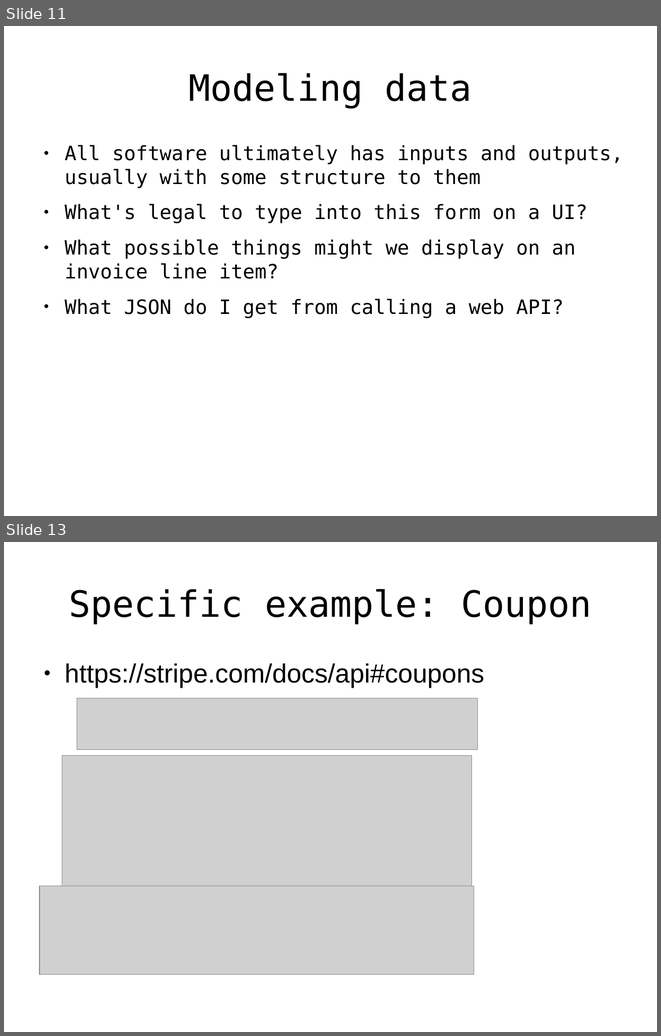
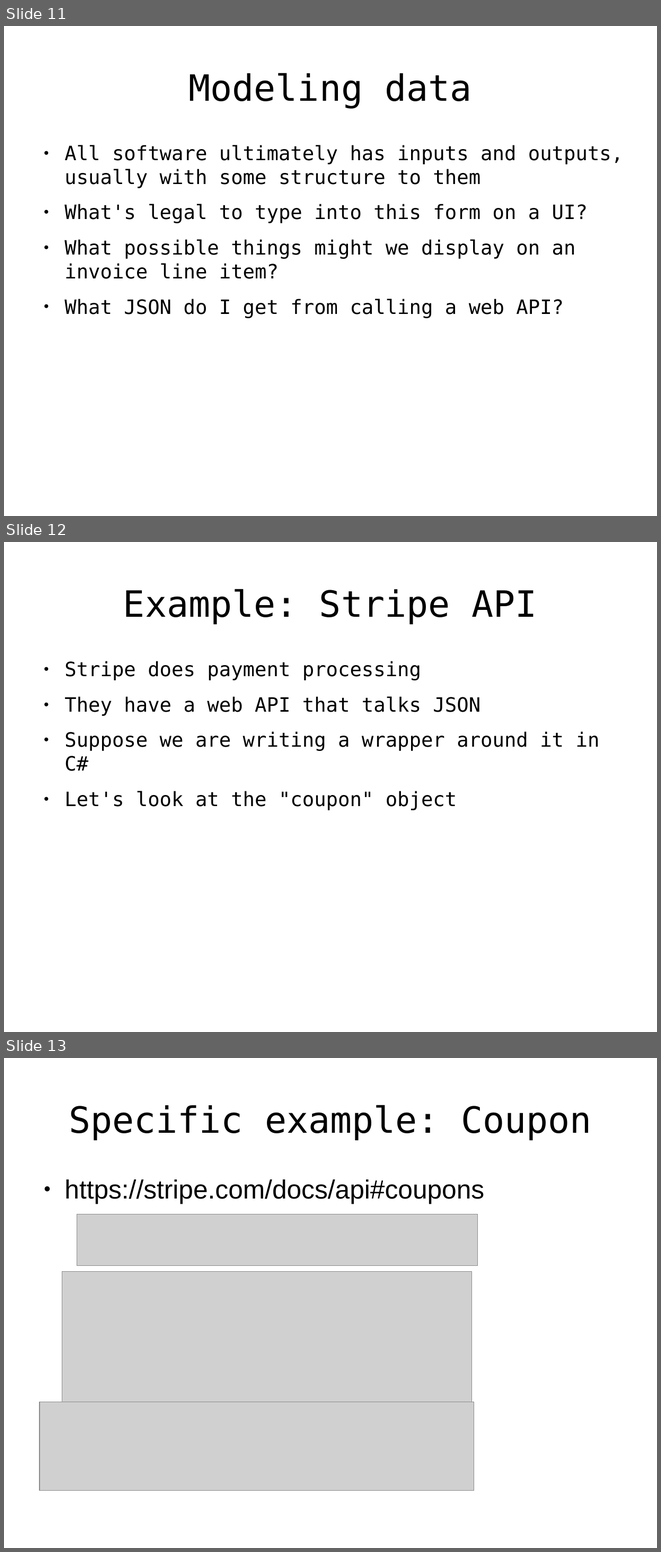
Before and after one commit to rspeele/FSharpTalk, a slide deck: fstalk.odp. Shown one above the other, each under a label of ours: slides 11 and 13 before the commit, slides 11, 12 and 13 after it; the slides between them are not shown. The pictures are 661x1036 and 661x1552 pixels, drawn with LibreOffice and Linux fonts; fonts in the diff are those of the drawing; grey boxes stand for pictures. Boxes give left, top, right and bottom in pixels: in the first picture for what was removed or moved away, otherwise in the second. Text is boxed around its words. In the diff, an @@ line names an element or a change of style, - is before the commit and + after.

Commit message:
More presentation tweaks, formula example.

```diff
--- a/fstalk.odp
+++ b/fstalk.odp
@@ slide 12 added at box(4, 542, 657, 1032), background #FFFFFF @@
@@ title added at box(123, 589, 537, 624), 44 pt, text #000000 @@
+Example: Stripe API
@@ text added at box(64, 661, 600, 810), 24 pt, text #000000 @@
+● Stripe does payment processing
+● They have a web API that talks JSON
+● Suppose we are writing a wrapper around it in C#
+● Let's look at the "coupon" object
```
Also in this commit, not shown: 3 slides changed, 4 other slides added, 1 slide removed, 6 other files.
